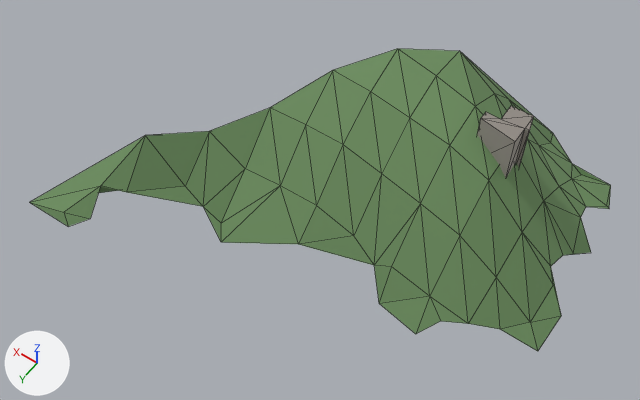
What one commit did to the glTF model public/tiles/tile_8_1.glb.
One viewpoint serves both versions: a 50 mm camera at (-223.9, 7957.2, 137.5) aimed at (-165.7, 7875.7, 9.5). The lights are fixed; the arrows at lower left show +X, +Y and +Z. The first picture is the older version. Mesh edges are drawn as thin lines. Where no turn or scale is listed for an object, it has been applied to the vertices.

Objects in the first picture: 'bld_8_1', 'grn_8_1'.
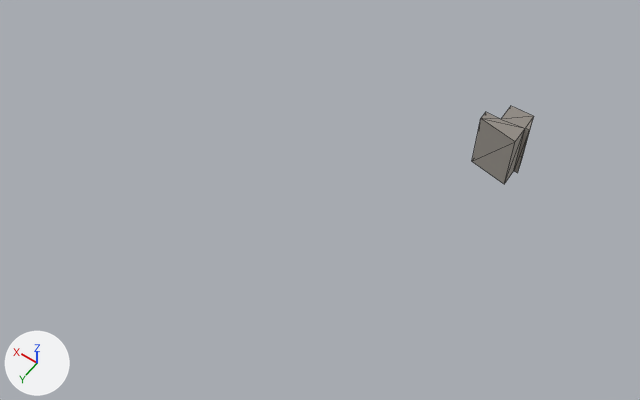
Where the change shows, as pixel boxes [x1, y1, x2, y2] in the pictures (640 x 400 px):
'grn_8_1', deleted (green): before [29, 49, 611, 351]

What changed in the scene script:
```text
Remove ob_grn_8_1:
    ob_grn_8_1 = bpy.data.objects.new('grn_8_1', me_grn_8_1)
    ob_grn_8_1.location = (-165.6, 7866.5, 15.4)
```
